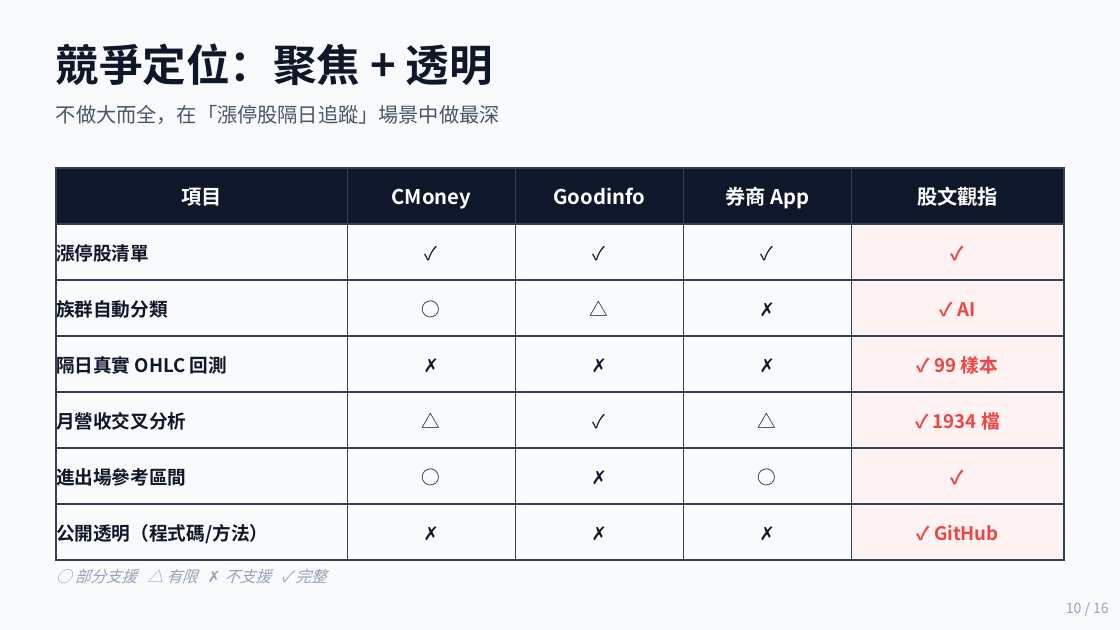
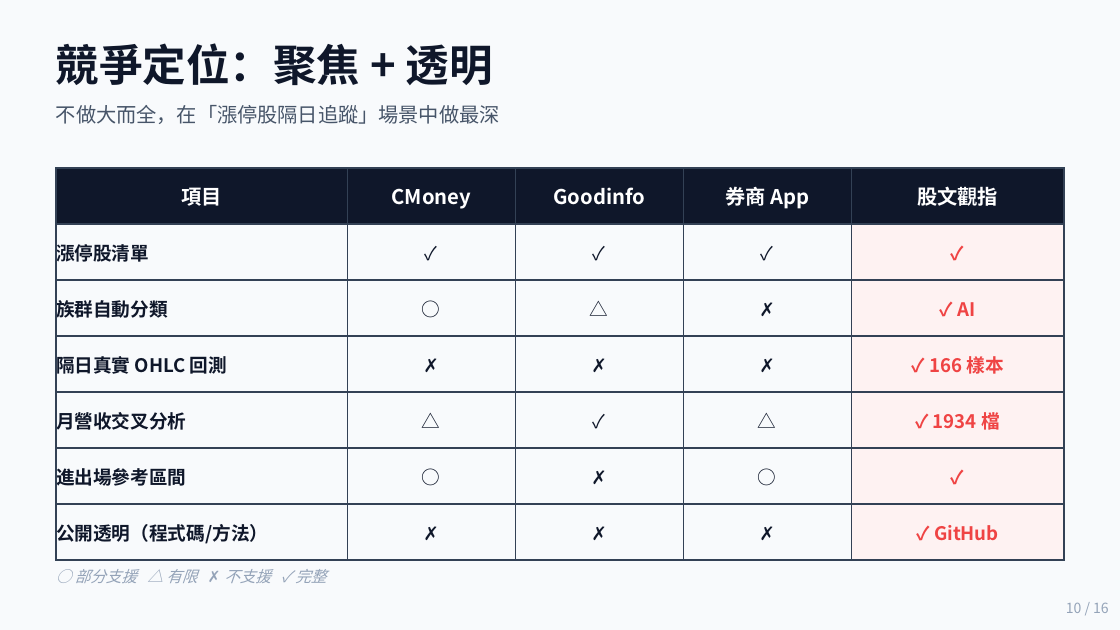
Before and after one commit to Kevin-Power/limit-up-radar, a slide deck: slide 10 of proposal/股文觀指_商業簡報.pptx. Drawn at 1120x630 pixels with LibreOffice and Linux fonts; fonts in the diff are those of the drawing. Boxes give left, top, right and bottom in pixels: in the first picture for what was removed or moved away, otherwise in the second. Text is boxed around its words. In the diff, an @@ line names an element or a change of style, - is before the commit and + after.

```diff
--- a/proposal/股文觀指_商業簡報.pptx
+++ b/proposal/股文觀指_商業簡報.pptx
@@ table at box(56, 168, 1064, 549) @@
-row 4, column 5: ✓ 99 樣本
+row 4, column 5: ✓ 166 樣本
```
Also in this commit, not shown: 5 other slides changed, 6 other files.
